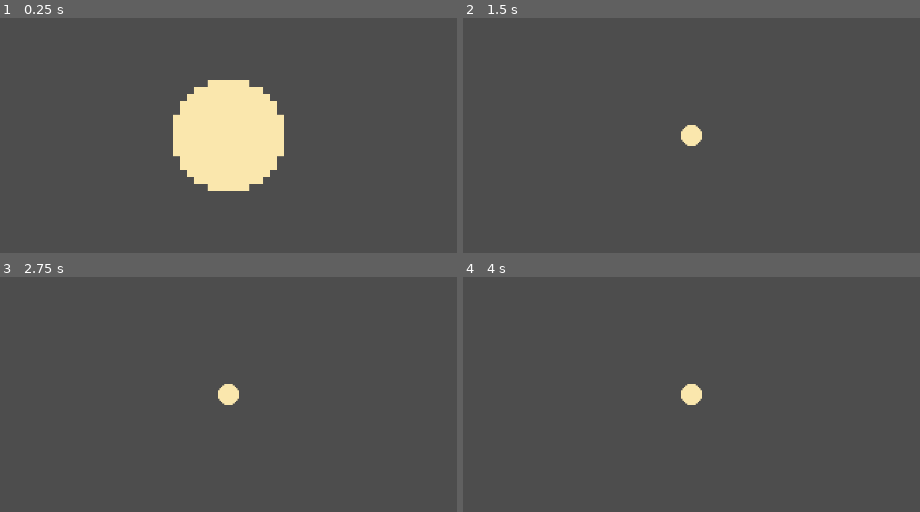
Above: before the commit, frames 1-4 (two rows, left to right).
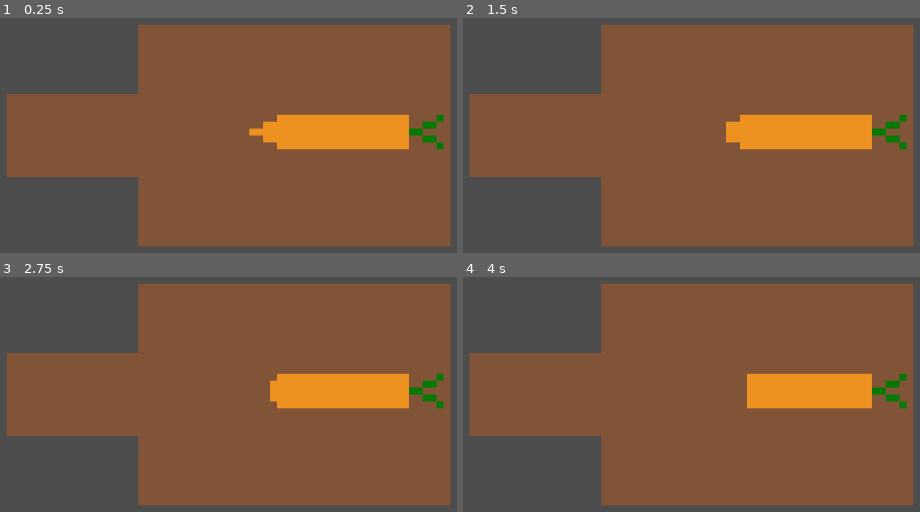
Above: after the commit, the same moments.

Repository: Dexter-Goater/gorefield
Game: Godot game, scene res://Scenes/Main.tscn
The game is run twice, just before and just after one commit, with the same random seed, the same clock (stepped at 60 frames per second) and the same inputs.
Inputs (mouse positions are in pixels of both pictures, inside the frame that each line leads up to):
- Up to frame 1 (0.25 s): no input
- Up to frame 2 (1.5 s): tap Enter at 0.5 s; drag from (691, 135) to (769, 36) at 0.52 s; drag from (531, 159) to (650, 224) at 1.27 s
- Up to frame 3 (2.75 s): tap Space (Space) at 2, 2.1 s; move the mouse to (306, 295) at 2.02 s; click (306, 295) at 2.3 s
- Up to frame 4 (4 s): tap Enter at 2.75 s; drag from (650, 483) to (outside the picture) at 2.77 s; tap Space (Space) at 3.5 s; move the mouse to (outside the picture) at 3.52 s; click (outside the picture) at 3.6 s

The runs differ from the first frame. In frame 1, 74% of the frame differs, in the area x 1-99%, y 2-98%; in frame 2, 74%; in frame 3, 74%; in frame 4, 74%.

Commit message:
16/06
Worked on being able to win

Diff:
--- /dev/null
+++ b/Scenes/Win_screen.tscn
@@ -0,0 +1,8 @@
+[gd_scene format=3 uid="uid://box4rqxkank3s"]
+
+[node name="WinScreen" type="Node2D" unique_id=432431971]
+
+[node name="Label" type="Label" parent="." unique_id=192513029]
+offset_right = 40.0
+offset_bottom = 23.0
+text = "Wow you won"
--- a/Scripts/CookingMain.gd
+++ b/Scripts/CookingMain.gd
@@ -2,11 +2,19 @@
 # Called when the node enters the scene tree for the first time.
 func _ready() -> void:
 	Globals.gorefield_appeasment = 5
+
 	Globals.current_recipie = Globals.recipies.pick_random()
+	for recipie in Globals.old_recipies:
+		if Globals.current_recipie == recipie:
+			Globals.current_recipie = Globals.recipies.pick_random()
+			print(Globals.current_recipie)
 	print(Globals.current_recipie)
+
 
 
 # Called every frame. 'delta' is the elapsed time since the previous frame.
 func _process(delta: float) -> void:
 	if Globals.gorefield_appeasment <= 0.0:
 		get_tree().change_scene_to_file("res://Scenes/2d_to_3d_cutscene.tscn")
+	if Globals.minigame_over == true:
+			get_tree().change_scene_to_file("res://Scenes/Win_screen.tscn")
--- a/Scripts/Globals.gd
+++ b/Scripts/Globals.gd
@@ -1,6 +1,7 @@
 extends Node
-var minigame = 2
+var minigame = 1
 var gorefield_appeasment = 5
-var recipies = ["Lasagne","Pizza"]
+var recipies = ["Lasagne"]
 var current_recipie
 var old_recipies = []
+var minigame_over = false
--- a/Scripts/Lasagne/Minigame 1.gd
+++ b/Scripts/Lasagne/Minigame 1.gd
@@ -18,3 +18,7 @@
 			get_tree().change_scene_to_file("res://Scenes/2d_to_3d_cutscene.tscn")
 		Globals.gorefield_appeasment = 5
 		Globals.minigame += 1
+	if not Globals.current_recipie == "Lasagne":
+		for child in get_children():
+			if child.name.begins_with("Minigame"):
+				child.hide()
--- a/Scripts/Lasagne/lasagne.gd
+++ b/Scripts/Lasagne/lasagne.gd
@@ -27,3 +27,7 @@
 			for child in get_children():
 				if child.name.begins_with("Minigame") and child.name.ends_with(str(current_minigame)):
 					child.show()
+	if not Globals.current_recipie == "Lasagne":
+		for child in get_children():
+			if child.name.begins_with("Minigame"):
+				child.hide()
--- a/Scripts/Lasagne/minigame_3.gd
+++ b/Scripts/Lasagne/minigame_3.gd
@@ -32,3 +32,4 @@
 
 func _on_minigame_over_timeout() -> void:
 	Globals.minigame += 1
+	Globals.gorefield_appeasment = 5
--- a/Scripts/Lasagne/minigame_4.gd
+++ b/Scripts/Lasagne/minigame_4.gd
@@ -15,7 +15,15 @@
 	if Globals.minigame == 4 and Globals.current_recipie == "Lasagne":
 		ingredient = order[0]
 		if ingredient == "end":
-			Globals.minigame += 1
+			for recipie in Globals.old_recipies:
+				print(Globals.old_recipies)
+				if Globals.old_recipies.size() != Globals.recipies.size():
+					if Globals.current_recipie == recipie:
+						Globals.current_recipie = Globals.recipies.pick_random()
+					elif Globals.current_recipie != recipie:
+						Globals.minigame = 1
+				else:
+					Globals.minigame_over = true
 		else:
 			$Label.text = "Required ingredient = {ingredient}".format({"ingredient":ingredient})
 			if Input.is_action_just_pressed("Left Click"):
@@ -38,21 +46,21 @@
 						if ingredient == "Bechamel":
 							Globals.gorefield_appeasment += 1
 						else:
-							Globals.gorefield_appeasment -= 1
+							Globals.gorefield_appeasment -= 4
 						order.pop_front()
 					if raguud:
 						$Tray/Sprite2D.play("Ragu")
 						if ingredient == "Ragu":
 							Globals.gorefield_appeasment += 1
 						else:
-							Globals.gorefield_appeasment -= 1
+							Globals.gorefield_appeasment -= 4
 						order.pop_front()
 					if pastaed:
 						$Tray/Sprite2D.play("Pasta")
 						if ingredient == "Pasta":
 							Globals.gorefield_appeasment += 1
 						else:
-							Globals.gorefield_appeasment -= 1
+							Globals.gorefield_appeasment -= 4
 						order.pop_front()
 
 
--- a/Scripts/Pizza/pizza.gd
+++ b/Scripts/Pizza/pizza.gd
@@ -3,14 +3,12 @@
 
 # Called when the node enters the scene tree for the first time.
 func _ready() -> void:
-	if not Globals.current_recipie == "Pizza":
-		for child in get_children():
-			if child.name.begins_with("Minigame"):
-				child.hide()
+	pass
 @onready var current_minigame = 1
 
 # Called every frame. 'delta' is the elapsed time since the previous frame.
 func _process(delta: float) -> void:
+
 	if "Pizza" not in Globals.old_recipies and Globals.current_recipie == "Pizza":
 		Globals.old_recipies.append(Globals.current_recipie)
 		for child in get_children():
@@ -27,3 +25,8 @@
 			for child in get_children():
 				if child.name.begins_with("Minigame") and child.name.ends_with(str(current_minigame)):
 					child.show()
+
+	if not Globals.current_recipie == "Pizza":
+		for child in get_children():
+			if child.name.begins_with("Minigame"):
+				child.hide()
